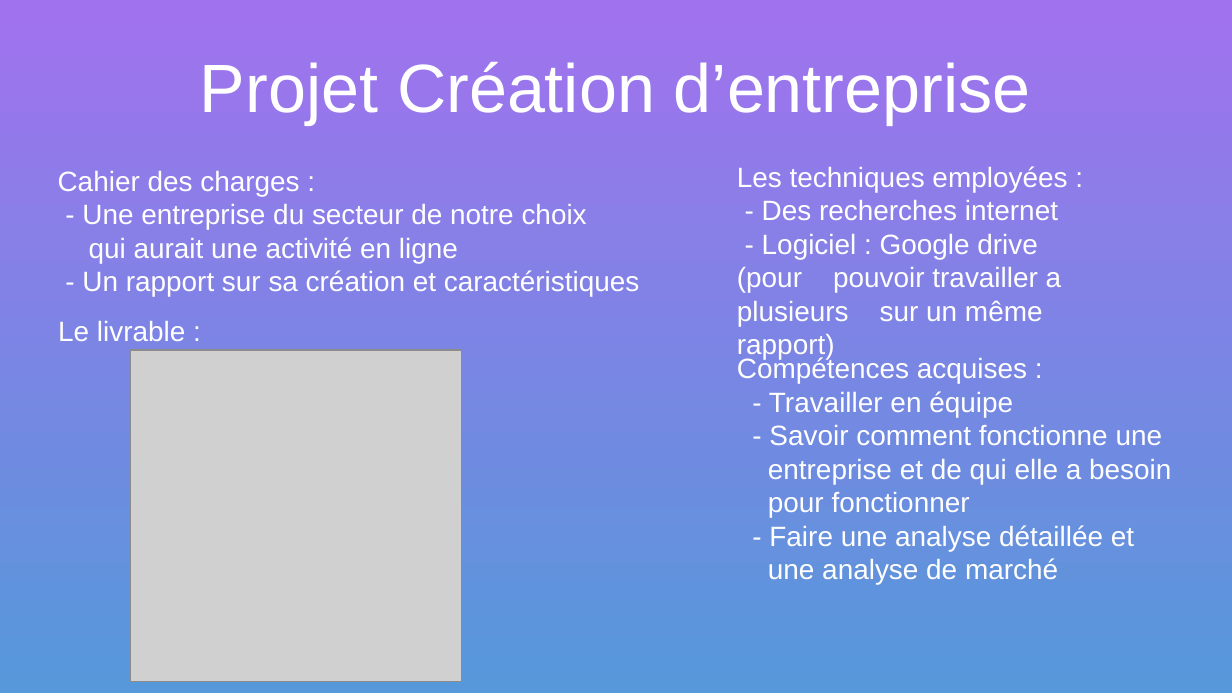
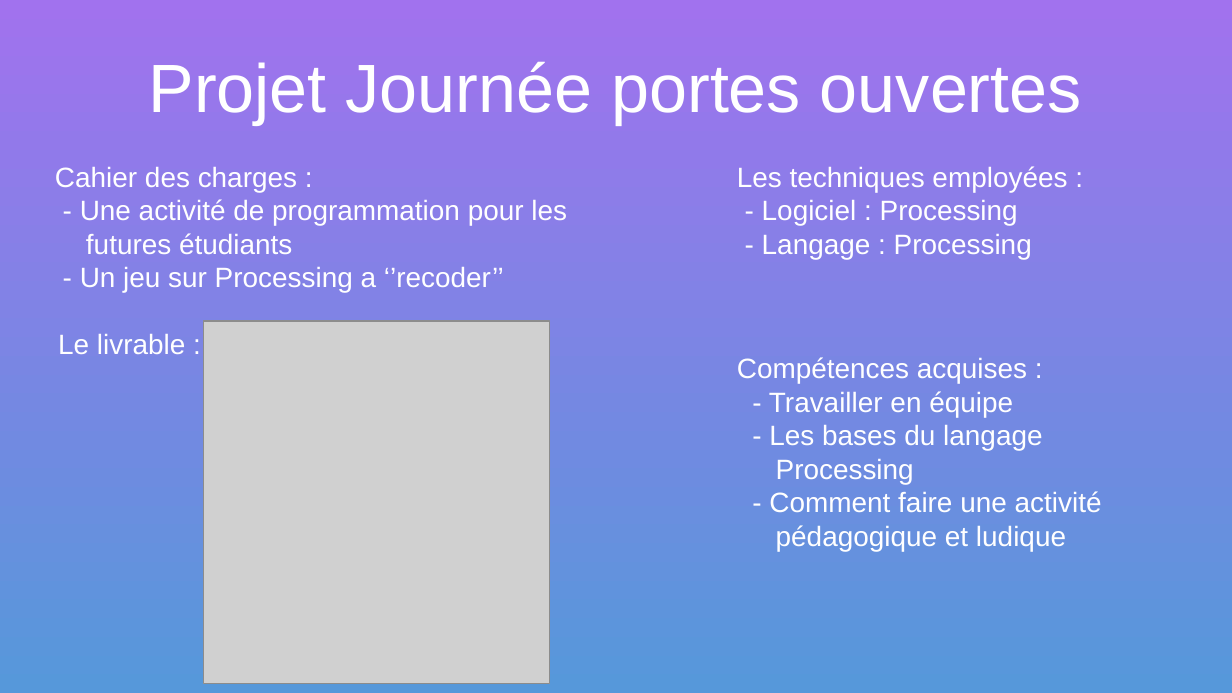
Before and after one commit to MaelJansen/portfolio, a slide deck: slide 1 of Image/patern.odp. Drawn at 1232x693 pixels with LibreOffice and Linux fonts; fonts in the diff are those of the drawing; grey boxes stand for pictures. Boxes give left, top, right and bottom in pixels: in the first picture for what was removed or moved away, otherwise in the second. Text is boxed around its words. In the diff, an @@ line names an element or a change of style, - is before the commit and + after.

Commit message:
Ajout des slides pour la JPO et le WEB

```diff
--- a/Image/patern.odp
+++ b/Image/patern.odp
@@ title at (x1=149, y1=62, x2=1082, y2=125): text changed @@
-Projet Création d’entreprise
+Projet Journée portes ouvertes
@@ text at (x1=80, y1=199, x2=567, y2=293): text changed @@
-- Une entreprise du secteur de notre choix
-qui aurait une activité en ligne
-- Un rapport sur sa création et caractéristiques
+- Une activité de programmation pour les
+futures étudiants
+- Un jeu sur Processing a ‘’recoder’’
@@ text at (x1=762, y1=200, x2=1032, y2=259): text changed @@
-- Des recherches internet
-- Logiciel : Google drive (pour pouvoir travailler a plusieurs sur un même rapport)
+- Logiciel : Processing
+- Langage : Processing
@@ text "Le livrable :" moved from (x1=58, y1=321, x2=185, y2=341) to (x1=58, y1=334, x2=185, y2=354) @@
@@ picture resized from (x1=130, y1=350, x2=462, y2=682) to (x1=203, y1=321, x2=550, y2=684) @@
@@ text at (x1=769, y1=425, x2=1102, y2=551): text changed @@
-- Savoir comment fonctionne une
-entreprise et de qui elle a besoin pour fonctionner
-- Faire une analyse détaillée et
-une analyse de marché
+- Les bases du langage
+Processing
+- Comment faire une activité
+pédagogique et ludique
```
Also in this commit, not shown: 7 other files.
